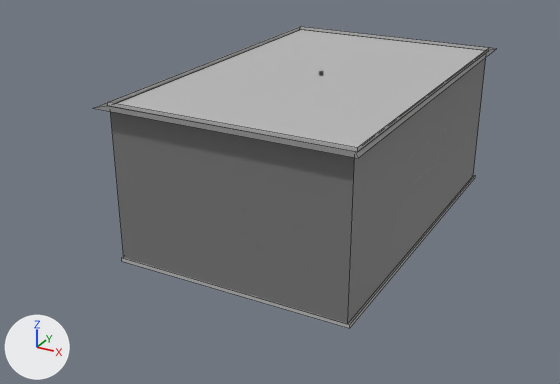
Renders of the FBX model Los Skibidies en el tren/Assets/3D Models/New Folder/SalaInicial.fbx from each side of a commit.
Camera for both pictures: a 50 mm lens placed at (6.75, -14.03, 7.4), pointed at (-0.55, -0.75, 0.76). The axes (+X, +Y, +Z) are drawn at lower left. The lights are the same throughout. Mesh edges are drawn as thin lines on the coarser meshes. Where no turn or scale is listed for an object, it has been applied to the vertices.

Before the edit, the objects in view are built like this:
```python
me_mesh = bpy.data.meshes.new('Mesh')
me_mesh.from_pydata([(2.44, -3.75, 0.04), (-2.44, -3.75, 0.04), (2.44, -3.75, -0.04), (-2.44, -3.75, -0.04), (2.44, 3.75, -0.04), (-2.44, 3.75, -0.04), (2.44, 3.75, 0.04), (-2.44, 3.75, 0.04)], [], [(0, 1, 3, 2), (2, 3, 5, 4), (4, 5, 7, 6), (1, 7, 5, 3), (6, 0, 2, 4)])
me_mesh.materials.append(mat_techotex)  # grey #bcbcbc
me_mesh_001 = bpy.data.meshes.new('Mesh.001')
me_mesh_001.from_pydata([(-2.44, -3.75, -0.04), (2.44, -3.75, -0.04), (-2.44, -3.75, 0.04), (2.44, -3.75, 0.04), (-2.44, 3.75, 0.04), (2.44, 3.75, 0.04), (-2.44, 3.75, -0.04), (2.44, 3.75, -0.04)], [], [(0, 1, 3, 2), (2, 3, 5, 4), (4, 5, 7, 6), (1, 7, 5, 3), (6, 0, 2, 4)])
me_mesh_001.materials.append(mat_suelotex)  # grey #bcbcbc
me_mesh_015 = bpy.data.meshes.new('Mesh.015')
me_mesh_015.from_pydata(...)  # 12 vertices, 8 faces; spans x -2.56..2.56, y -4.0..4.0, z 0.1..3.21
me_mesh_015.materials.append(mat_lambert3)  # grey #787878
ob_sala_inicial = bpy.data.objects.new('Sala_inicial', me_mesh_015)
ob_sala_inicial.location = (0.0, 0.0, 0.0)
ob_suelo = bpy.data.objects.new('Suelo', me_mesh_001)
ob_suelo.location = (0.0, 0.0, 0.07)
ob_techo = bpy.data.objects.new('Techo', me_mesh)
ob_techo.location = (0.0, 0.0, 3.24)
```
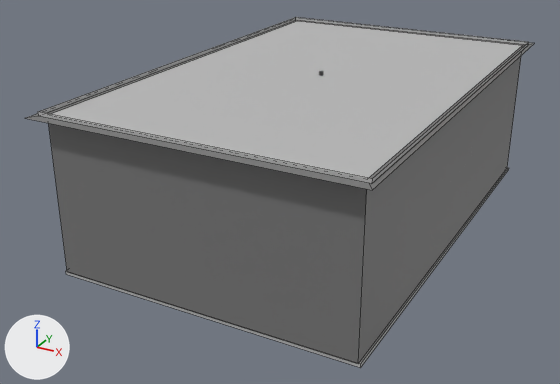
Where the newer file only moved an object's origin or applied its transform, the numbers keep the older frame.

Changed parts and their boxes (x1, y1, x2, y2) in the pictures (560 x 384 px):
'Sala_inicial', mesh rescaled (27% wider, 17% taller): before (95, 29, 496, 324); after (26, 20, 534, 364)
'Techo', reshaped (28% wider, 31% taller): before (107, 26, 489, 152); after (38, 17, 529, 183)
'Suelo', reshaped (25% wider, 31% taller): before (122, 175, 475, 328); after (66, 167, 509, 368)

Diff of the bpy script that builds the scene:
```diff
--- a/Los Skibidies en el tren/Assets/3D Models/New Folder/SalaInicial.fbx.py
+++ b/Los Skibidies en el tren/Assets/3D Models/New Folder/SalaInicial.fbx.py
@@ me_mesh_001 @@
 me_mesh_001.from_pydata(...)  # 8 vertices, 5 faces; spans x -2.44..2.44, y -3.75..3.75, z -0.04..0.04
 # used by ob_suelo; location = (0.0, 0.0, 0.07)
-me_mesh_001.vertices[0].co = (-2.44, -3.75, -0.04)  # pixel (121, 261)
-me_mesh_001.vertices[1].co = (2.44, -3.75, -0.04)  # pixel (349, 328)
-me_mesh_001.vertices[2].co = (-2.44, -3.75, 0.04)  # pixel (121, 257)
-me_mesh_001.vertices[3].co = (2.44, -3.75, 0.04)  # pixel (349, 324)
-me_mesh_001.vertices[4].co = (-2.44, 3.75, 0.04)
-me_mesh_001.vertices[5].co = (2.44, 3.75, 0.04)  # pixel (475, 175)
-me_mesh_001.vertices[6].co = (-2.44, 3.75, -0.04)
-me_mesh_001.vertices[7].co = (2.44, 3.75, -0.04)  # pixel (474, 178)
+# me_mesh_001 part 3
+me_mesh_001.vertices[0].co = (-3.04, -4.67, -0.04)  # pixel (66, 274)
+me_mesh_001.vertices[1].co = (3.04, -4.67, -0.04)  # pixel (360, 367)
+me_mesh_001.vertices[2].co = (-3.04, -4.67, 0.04)  # pixel (65, 270)
+me_mesh_001.vertices[3].co = (3.04, -4.67, 0.04)  # pixel (360, 363)
+me_mesh_001.vertices[4].co = (-3.04, 4.67, 0.04)
+me_mesh_001.vertices[5].co = (3.04, 4.67, 0.04)  # pixel (508, 167)
+me_mesh_001.vertices[6].co = (-3.04, 4.67, -0.04)
+me_mesh_001.vertices[7].co = (3.04, 4.67, -0.04)  # pixel (508, 170)
 me_mesh_001.materials.append(mat_suelotex)
@@ me_mesh_015 @@
 me_mesh_015.from_pydata(...)  # 12 vertices, 8 faces; spans x -2.56..2.56, y -4.0..4.0, z 0.1..3.21
 # used by ob_sala_inicial; location = (0.0, 0.0, 0.0)
+# me_mesh_015 part 1: the whole mesh is scaled about its middle by (1.25, 1.25, 1)
 me_mesh_015.materials.append(mat_lambert3)
@@ me_mesh @@
 me_mesh.from_pydata(...)  # 8 vertices, 5 faces; spans x -2.44..2.44, y -3.75..3.75, z -0.04..0.04
 # used by ob_techo; location = (0.0, 0.0, 3.24)
-me_mesh.vertices[0].co = (2.44, -3.75, 0.04)  # pixel (357, 147)
-me_mesh.vertices[1].co = (-2.44, -3.75, 0.04)  # pixel (107, 102)
-me_mesh.vertices[2].co = (2.44, -3.75, -0.04)  # pixel (357, 152)
-me_mesh.vertices[3].co = (-2.44, -3.75, -0.04)  # pixel (107, 106)
-me_mesh.vertices[4].co = (2.44, 3.75, -0.04)  # pixel (488, 50)
-me_mesh.vertices[5].co = (-2.44, 3.75, -0.04)  # pixel (299, 29)
-me_mesh.vertices[6].co = (2.44, 3.75, 0.04)  # pixel (489, 47)
-me_mesh.vertices[7].co = (-2.44, 3.75, 0.04)  # pixel (300, 26)
+# me_mesh part 2
+me_mesh.vertices[0].co = (3.11, -4.78, 0.04)  # pixel (372, 178)
+me_mesh.vertices[1].co = (-3.11, -4.78, 0.04)  # pixel (37, 111)
+me_mesh.vertices[2].co = (3.11, -4.78, -0.04)  # pixel (371, 183)
+me_mesh.vertices[3].co = (-3.11, -4.78, -0.04)  # pixel (38, 116)
+me_mesh.vertices[4].co = (3.11, 4.78, -0.04)  # pixel (528, 45)
+me_mesh.vertices[5].co = (-3.11, 4.78, -0.04)  # pixel (295, 20)
+me_mesh.vertices[6].co = (3.11, 4.78, 0.04)  # pixel (528, 42)
+me_mesh.vertices[7].co = (-3.11, 4.78, 0.04)  # pixel (295, 17)
 me_mesh.materials.append(mat_techotex)
```
